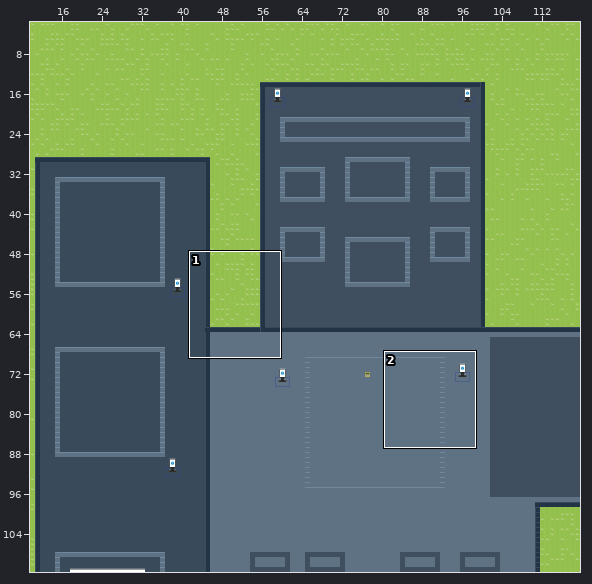
Tiled map (JSON) -- map.tmj. The picture above shows the old version from afar; the outline marks the close-up.
Close-up. Earlier state:
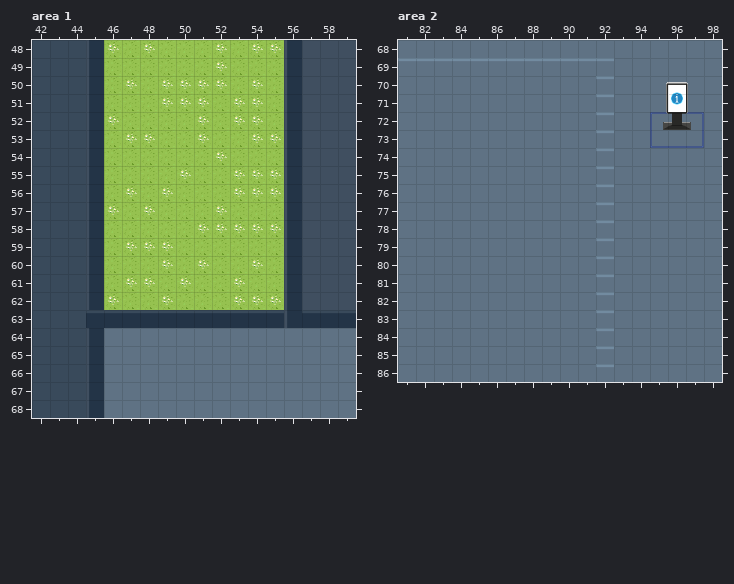
Cells are 32x32 px. Shown: area 1 x 42..59, y 48..68; area 2 x 81..98, y 68..86. The commit also changed other parts of the map, which this record leaves out.
After the commit:
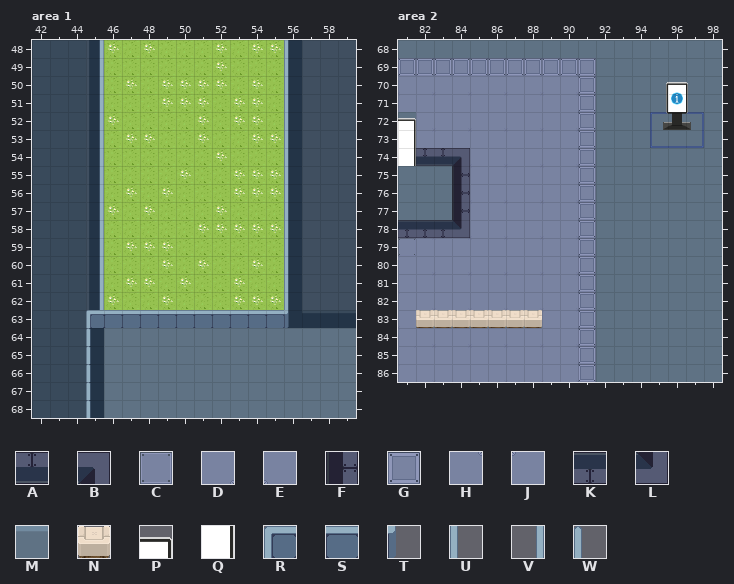
Key: from "Tiles": A 4, B 5, C 9, D 15, E 16, F 22, G 28, H 32, J 33, K 38, L 39; from "WA_Grounds-01": M 110; from "WA_Seats": N 47; from "WA_User_Interface": P 236, Q 249; from "tileset x1": R 2, S 5, T 39, U 75, V 83, W 336.
_ is an empty cell, . an unchanged one.
Tiles of an added or newly shown layer are drawn over the layers below it.
Change:
--- layer "Walls" (added), area 1
@@ x 45..56 @@
-48 _.........._
-49 _.........._
-50 _.........._
-51 _.........._
-52 _.........._
-53 _.........._
-54 _.........._
-55 _.........._
-56 _.........._
-57 _.........._
-58 _.........._
-59 _.........._
-60 _.........._
-61 _.........._
-62 _.........._
-63 ____________
-64 _...........
-65 _...........
-66 _...........
-67 _...........
-68 _...........
+48 V..........U
+49 V..........U
+50 V..........U
+51 V..........U
+52 V..........U
+53 V..........U
+54 V..........U
+55 V..........U
+56 V..........U
+57 V..........U
+58 V..........U
+59 V..........U
+60 V..........U
+61 V..........U
+62 V..........U
+63 RSSSSSSSSSST
+64 W...........
+65 W...........
+66 W...........
+67 W...........
+68 W...........
--- layer "Floor Textures" (added), area 2
@@ x 81..91 @@
-69 ___________
-70 ___________
-71 ___________
-72 ___________
-73 ___________
-74 ___________
-75 ...________
-76 ...________
-77 ...________
-78 ___________
-79 ___________
-80 ___________
-81 ___________
-82 ___________
-83 ___________
-84 ___________
-85 ___________
-86 ___________
+69 GGGGGGGGGGG
+70 EDEDEDEDEDG
+71 JHJHJHJHJHG
+72 PDEDEDEDEDG
+73 QHJHJHJHJHG
+74 QAABEDEDEDG
+75 ...FJHJHJHG
+76 ...FEDEDEDG
+77 ...FJHJHJHG
+78 KKKLEDEDEDG
+79 CHJHJHJHJHG
+80 JDEDEDEDEDG
+81 EHJHJHJHJHG
+82 JDEDEDEDEDG
+83 ENNNNNNNJHG
+84 JDEDEDEDEDG
+85 HHJHJHJHJHG
+86 JDEDEDEDEDG
--- layer "Zones", area 2
@@ x 81..92 @@
-69 MMMMMMMMMMMM
-70 ...........M
-71 ...........M
-72 ...........M
-73 ...........M
-74 ...........M
-75 ...........M
-76 ...........M
-77 ...........M
-78 ...........M
-79 ...........M
-80 ...........M
-81 ...........M
-82 ...........M
-83 ...........M
-84 ...........M
-85 ...........M
-86 ...........M
+69 ____________
+70 ..........._
+71 ..........._
+72 ..........._
+73 ..........._
+74 ..........._
+75 ..........._
+76 ..........._
+77 ..........._
+78 ..........._
+79 ..........._
+80 ..........._
+81 ..........._
+82 ..........._
+83 ..........._
+84 ..........._
+85 ..........._
+86 ..........._
Where, in picture pixels (left, top, right, bottom), the same in both close-ups:
added: (86, 40, 289, 418)
changed: (398, 58, 614, 382)
